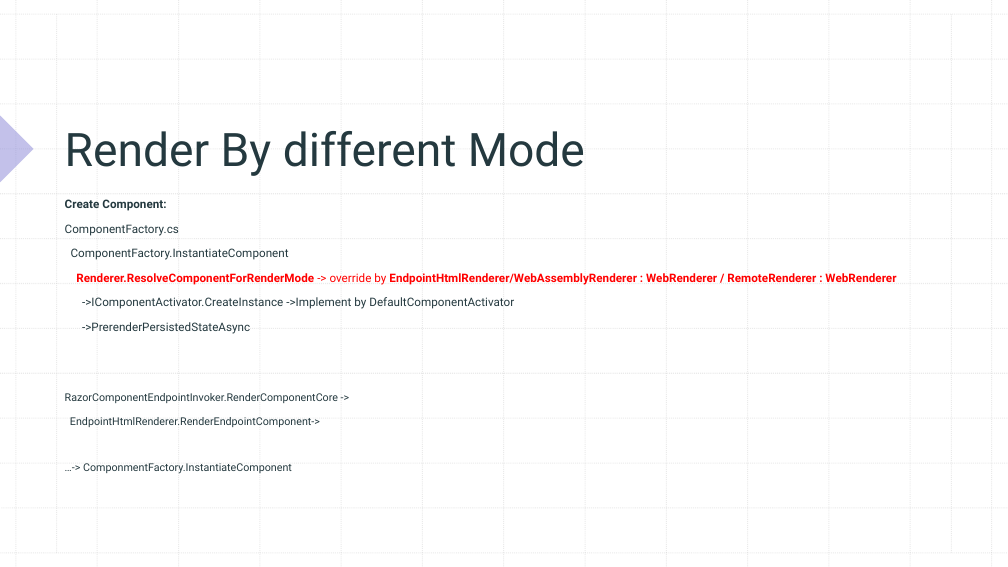
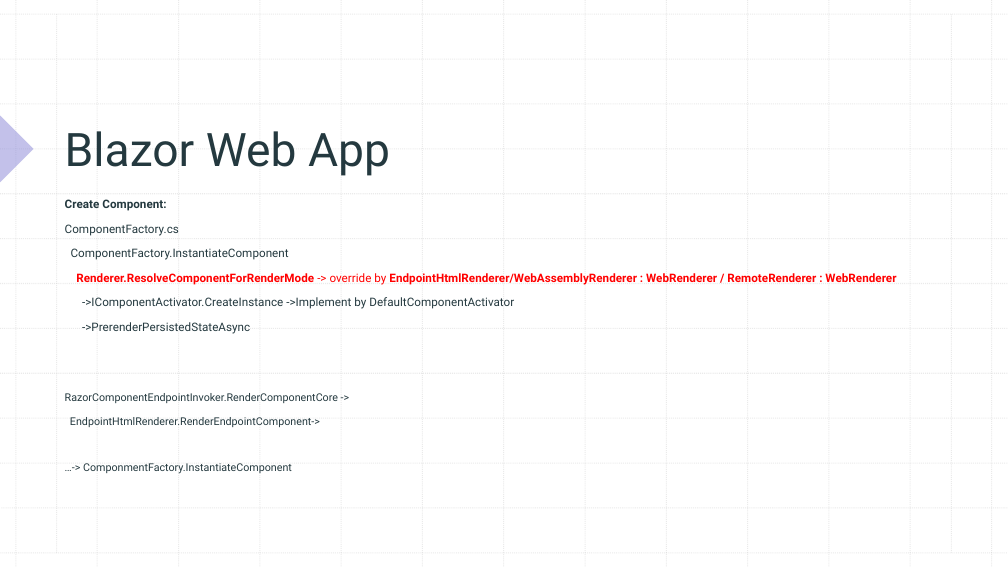
Before and after one commit to xccu/NetCore-Demo, a slide deck: slide 9 of Blazor in .net 8.pptx (slide 18 before the commit). Drawn at 1008x567 pixels with LibreOffice and Linux fonts; fonts in the diff are those of the drawing. Boxes give left, top, right and bottom in pixels: in the first picture for what was removed or moved away, otherwise in the second. Text is boxed around its words. In the diff, an @@ line names an element or a change of style, - is before the commit and + after.

```diff
--- a/Blazor in .net 8.pptx
+++ b/Blazor in .net 8.pptx
@@ title at (x1=65, y1=131, x2=390, y2=176): text changed @@
-Render By different Mode
+Blazor Web App
```
Also in this commit, not shown: 7 other slides changed, 4 slides added, 1 slide removed, 26 other files.
